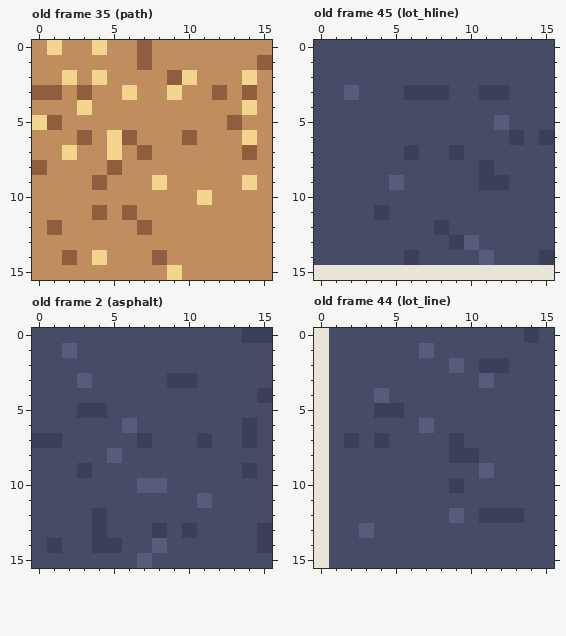
Edited in one commit: pixel-art file (art/tiles.aseprite). The picture above is the old version.
16x16 pixels, 77 frames. Shown: old frame 35 (path), old frame 45 (lot_hline), old frame 2 (asphalt), old frame 44 (lot_line). The commit also changed other frames, which this record leaves out.
Now the later version:
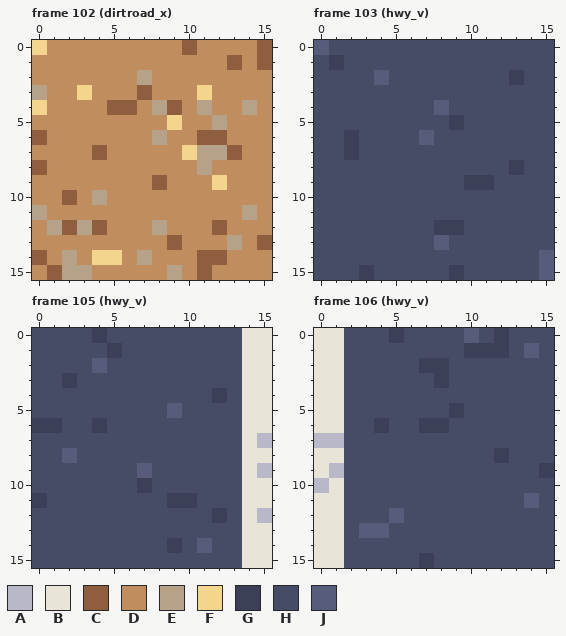
Palette (. is transparent): A #b8b8c8  B #e8e4d8  C #8f5e3e  D #c08e5e  E #b5a288  F #f4d58d  G #3b3f58  H #464b66  J #565c7a
A new or re-ordered frame is compared with the old frame closest to it.
Difference:
frames 77 -> 147
--- frame 102 (dirtroad_x) is new; against old frame 35 (path)
@@ x 0..15 @@
- 0 DFDDFDDCDDDDDDDD
- 1 DDDDDDDCDDDDDDDC
- 2 DDFDFDDDDCFDDDFD
- 3 CCDCDDFDDFDDCDCD
- 4 DDDFDDDDDDDDDDFD
- 5 FCDDDDDDDDDDDCDD
- 6 DDDCDFCDDDCDDDFD
- 7 DDFDDFDCDDDDDDCD
- 8 CDDDDCDDDDDDDDDD
- 9 DDDDCDDDFDDDDDFD
-10 DDDDDDDDDDDFDDDD
-11 DDDDCDCDDDDDDDDD
-12 DCDDDDDCDDDDDDDD
-13 DDDDDDDDDDDDDDDD
-14 DDCDFDDDCDDDDDDD
-15 DDDDDDDDDFDDDDDD
+ 0 FDDDDDDDDDCDDDDC
+ 1 DDDDDDDDDDDDDCDC
+ 2 DDDDDDDEDDDDDDDD
+ 3 EDDFDDDCDDDFDDDD
+ 4 FDDDDCCDECDEDDED
+ 5 DDDDDDDDDFDDEDDD
+ 6 CDDDDDDDEDDCCDDD
+ 7 DDDDCDDDDDFEECDD
+ 8 CDDDDDDDDDDEDDDD
+ 9 DDDDDDDDCDDDFDDD
+10 DDCDEDDDDDDDDDDD
+11 EDDDDDDDDDDDDDED
+12 DECECDDDEDDDCDDD
+13 DDDDDDDDDCDDDEDC
+14 CDEDFFDEDDDCCDDD
+15 DCEEDDDDDEDCDDDD
--- frame 103 (hwy_v) is new; against old frame 45 (lot_hline)
@@ x 0..15 @@
- 0 HHHHHHHHHHHHHHHH
- 1 HHHHHHHHHHHHHHHH
- 2 HHHHHHHHHHHHHHHH
- 3 HHJHHHGGGHHGGHHH
- 4 HHHHHHHHHHHHHHHH
- 5 HHHHHHHHHHHHJHHH
- 6 HHHHHHHHHHHHHGHG
- 7 HHHHHHGHHGHHHHHH
- 8 HHHHHHHHHHHGHHHH
- 9 HHHHHJHHHHHGGHHH
+ 0 JHHHHHHHHHHHHHHH
+ 1 HGHHHHHHHHHHHHHH
+ 2 HHHHJHHHHHHHHGHH
+ 3 HHHHHHHHHHHHHHHH
+ 4 HHHHHHHHJHHHHHHH
+ 5 HHHHHHHHHGHHHHHH
+ 6 HHGHHHHJHHHHHHHH
+ 7 HHGHHHHHHHHHHHHH
+ 8 HHHHHHHHHHHHHGHH
+ 9 HHHHHHHHHHGGHHHH
 10 HHHHHHHHHHHHHHHH
-11 HHHHGHHHHHHHHHHH
-12 HHHHHHHHGHHHHHHH
-13 HHHHHHHHHGJHHHHH
-14 HHHHHHGHHHHJHHHG
-15 BBBBBBBBBBBBBBBB
+11 HHHHHHHHHHHHHHHH
+12 HHHHHHHHGGHHHHHH
+13 HHHHHHHHJHHHHHHH
+14 HHHHHHHHHHHHHHHJ
+15 HHHGHHHHHGHHHHHJ
--- frame 105 (hwy_v) is new; against old frame 2 (asphalt)
@@ x 0..15 @@
- 0 HHHHHHHHHHHHHHGG
- 1 HHJHHHHHHHHHHHHH
- 2 HHHHHHHHHHHHHHHH
- 3 HHHJHHHHHGGHHHHH
- 4 HHHHHHHHHHHHHHHG
- 5 HHHGGHHHHHHHHHHH
- 6 HHHHHHJHHHHHHHGH
- 7 GGHHHHHGHHHGHHGH
- 8 HHHHHJHHHHHHHHHH
- 9 HHHGHHHHHHHHHHGH
-10 HHHHHHHJJHHHHHHH
-11 HHHHHHHHHHHJHHHH
-12 HHHHGHHHHHHHHHHH
-13 HHHHGHHHGHGHHHHG
-14 HGHHGGHHJHHHHHHG
-15 HHHHHHHJHHHHHHHH
+ 0 HHHHGHHHHHHHHHBB
+ 1 HHHHHGHHHHHHHHBB
+ 2 HHHHJHHHHHHHHHBB
+ 3 HHGHHHHHHHHHHHBB
+ 4 HHHHHHHHHHHHGHBB
+ 5 HHHHHHHHHJHHHHBB
+ 6 GGHHGHHHHHHHHHBB
+ 7 HHHHHHHHHHHHHHBA
+ 8 HHJHHHHHHHHHHHBB
+ 9 HHHHHHHJHHHHHHBA
+10 HHHHHHHGHHHHHHBB
+11 GHHHHHHHHGGHHHBB
+12 HHHHHHHHHHHHGHBA
+13 HHHHHHHHHHHHHHBB
+14 HHHHHHHHHGHJHHBB
+15 HHHHHHHHHHHHHHBB
--- frame 106 (hwy_v) is new; against old frame 44 (lot_line)
@@ x 0..15 @@
- 0 BHHHHHHHHHHHHHGH
- 1 BHHHHHHJHHHHHHHH
- 2 BHHHHHHHHJHGGHHH
- 3 BHHHHHHHHHHJHHHH
- 4 BHHHJHHHHHHHHHHH
- 5 BHHHGGHHHHHHHHHH
- 6 BHHHHHHJHHHHHHHH
- 7 BHGHGHHHHGHHHHHH
- 8 BHHHHHHHHGGHHHHH
- 9 BHHHHHHHHHHJHHHH
-10 BHHHHHHHHGHHHHHH
-11 BHHHHHHHHHHHHHHH
-12 BHHHHHHHHJHGGGHH
-13 BHHJHHHHHHHHHHHH
-14 BHHHHHHHHHHHHHHH
-15 BHHHHHHHHHHHHHHH
+ 0 BBHHHGHHHHJHGHHH
+ 1 BBHHHHHHHHGGGHJH
+ 2 BBHHHHHGGHHHHHHH
+ 3 BBHHHHHHGHHHHHHH
+ 4 BBHHHHHHHHHHHHHH
+ 5 BBHHHHHHHGHHHHHH
+ 6 BBHHGHHGGHHHHHHH
+ 7 AAHHHHHHHHHHHHHH
+ 8 BBHHHHHHHHHHGHHH
+ 9 BAHHHHHHHHHHHHHG
+10 ABHHHHHHHHHHHHHH
+11 BBHHHHHHHHHHHHJH
+12 BBHHHJHHHHHHHHHH
+13 BBHJJHHHHHHHHHHH
+14 BBHHHHHHHHHHHHHH
+15 BBHHHHHGHHHHHHHH
